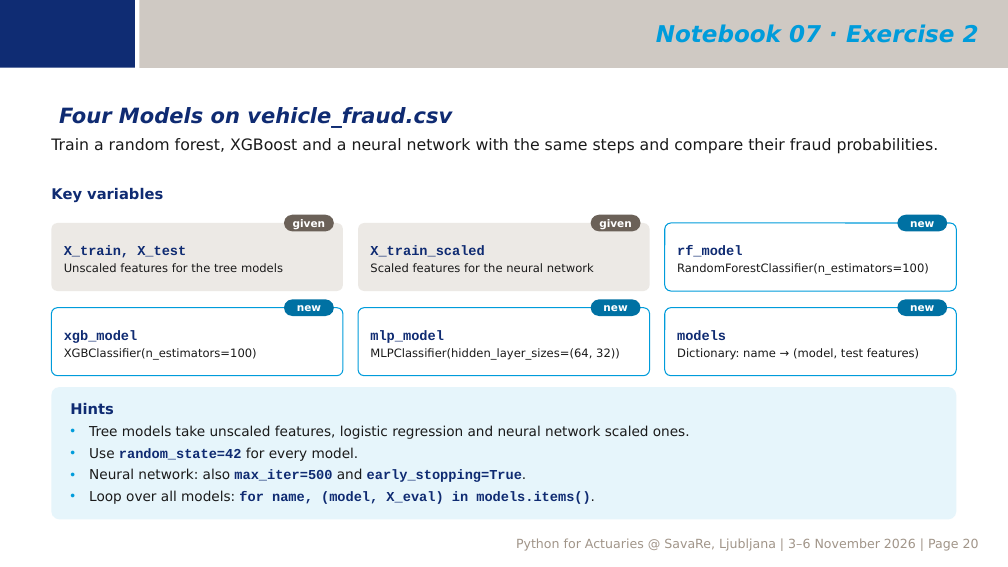
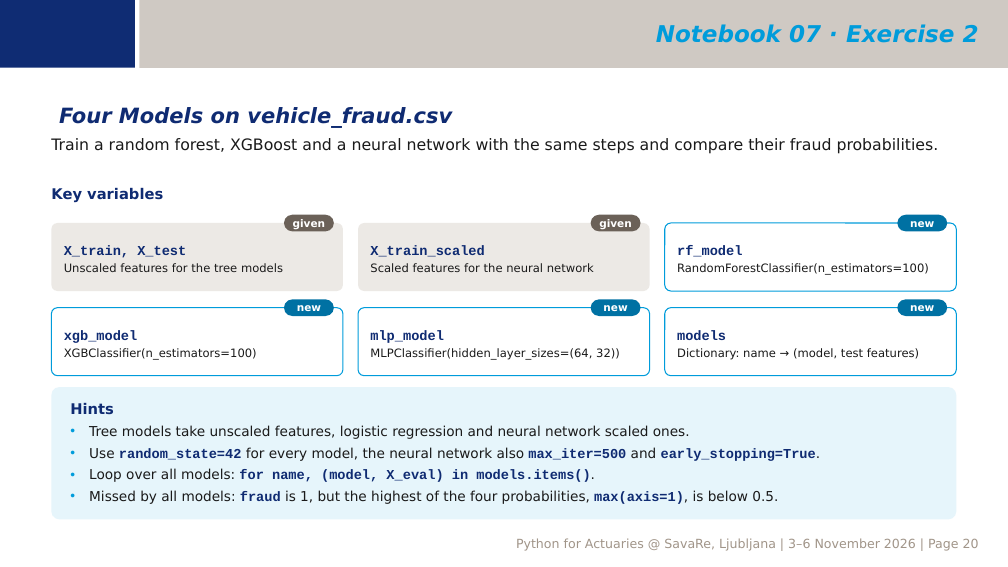
Before and after one commit to ktnspr/py4lju, a slide deck: slide 20 of 00_seminar_intro.pptx. Drawn at 1008x567 pixels with LibreOffice and Linux fonts; fonts in the diff are those of the drawing; background and template pictures are left out. Boxes give left, top, right and bottom in pixels: in the first picture for what was removed or moved away, otherwise in the second. Text is boxed around its words. In the diff, an @@ line names an element or a change of style, - is before the commit and + after.

```diff
--- a/00_seminar_intro.pptx
+++ b/00_seminar_intro.pptx
@@ text in rounded rectangle at box(89, 447, 820, 461): text changed @@
-• Use random_state=42 for every model.
-• Neural network: also max_iter=500 and early_stopping=True.
+• Use random_state=42 for every model, the neural network also max_iter=500 and early_stopping=True.
@@ text in rounded rectangle at box(89, 490, 778, 504): paragraph added @@
+• Missed by all models: fraud is 1, but the highest of the four probabilities, max(axis=1), is below 0.5.
```
Also in this commit, not shown: 3 other files.
